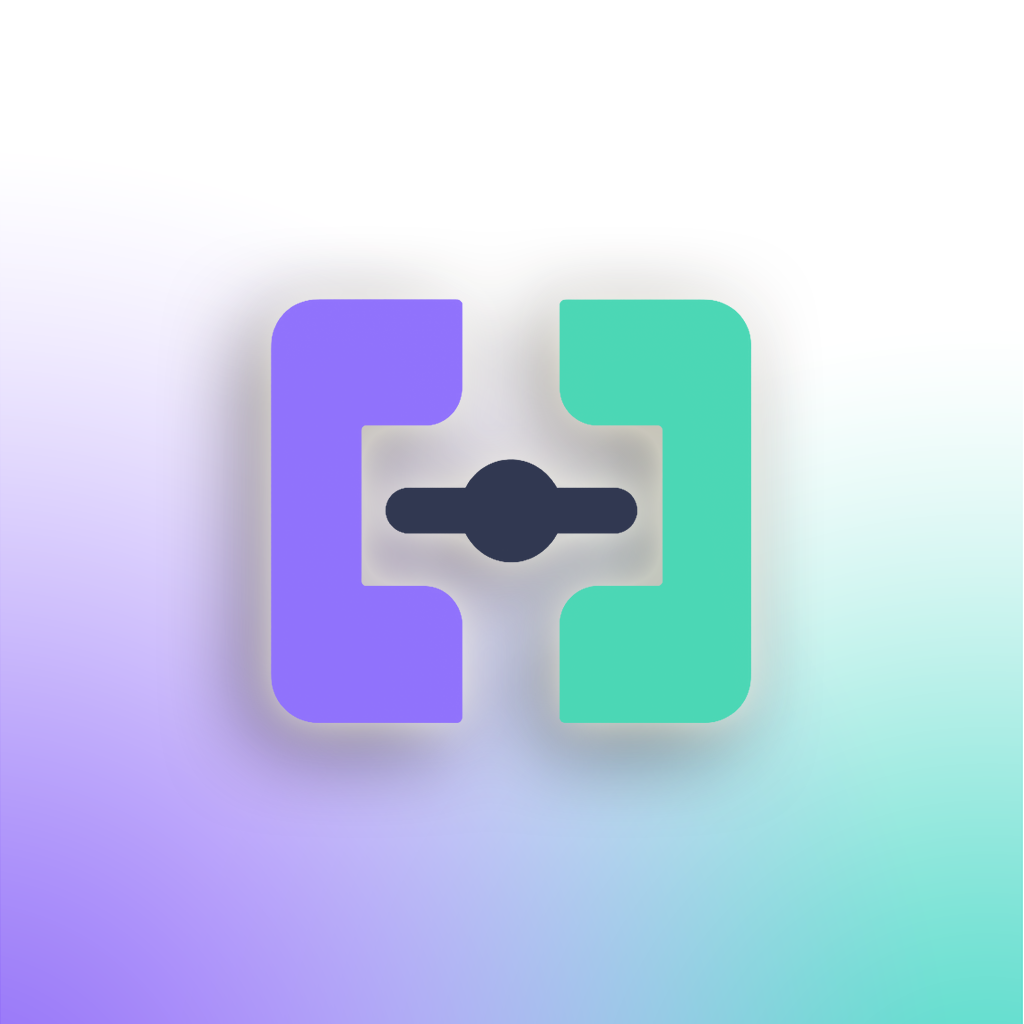
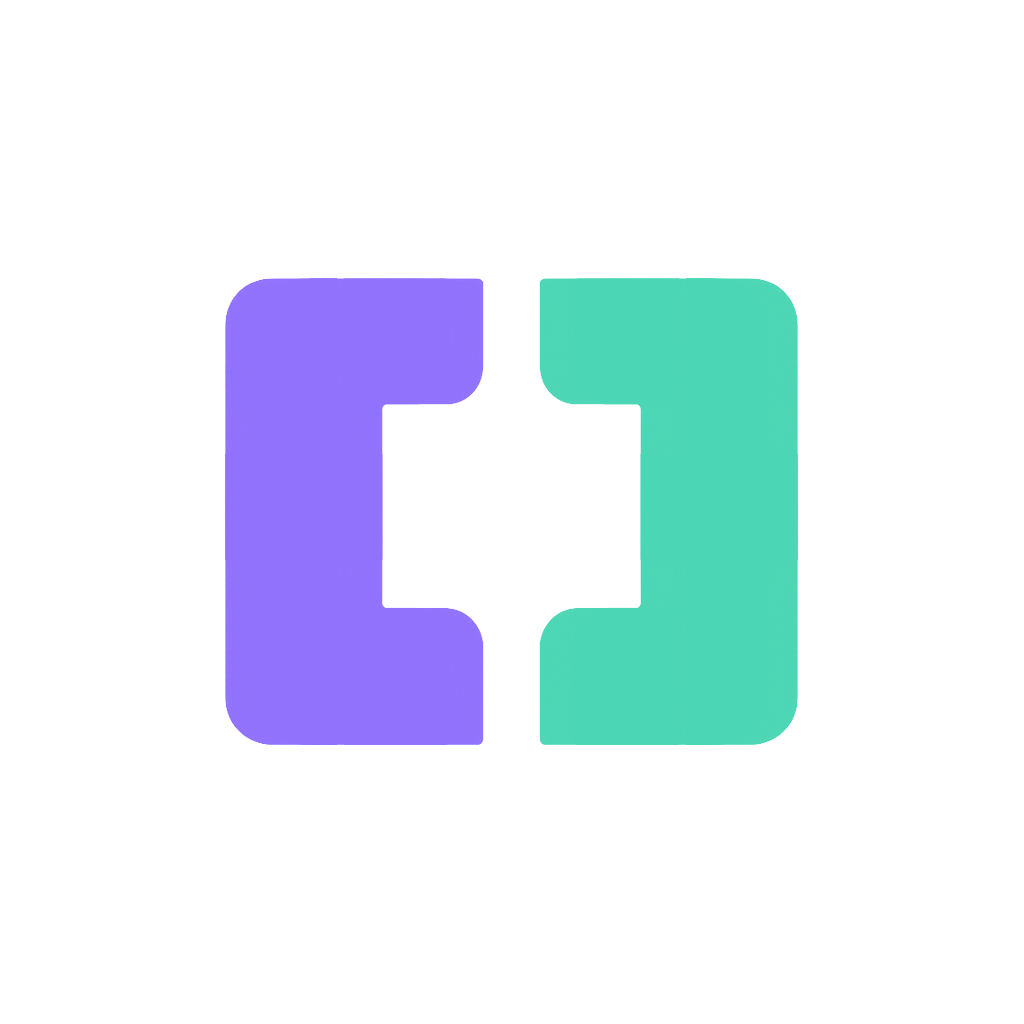
Revision of a layered 1024 × 1024 image; what changed, layer by layer:
painted on "icon" over 224, 278, 799, 745
removed layer "Camada 3" over 0, 182, 954, 1024
removed layer "Camada 2" over 168, 330, 1023, 1024
renamed "Camada 1" to "Camada 0", hid it over 0, 182, 1023, 1024